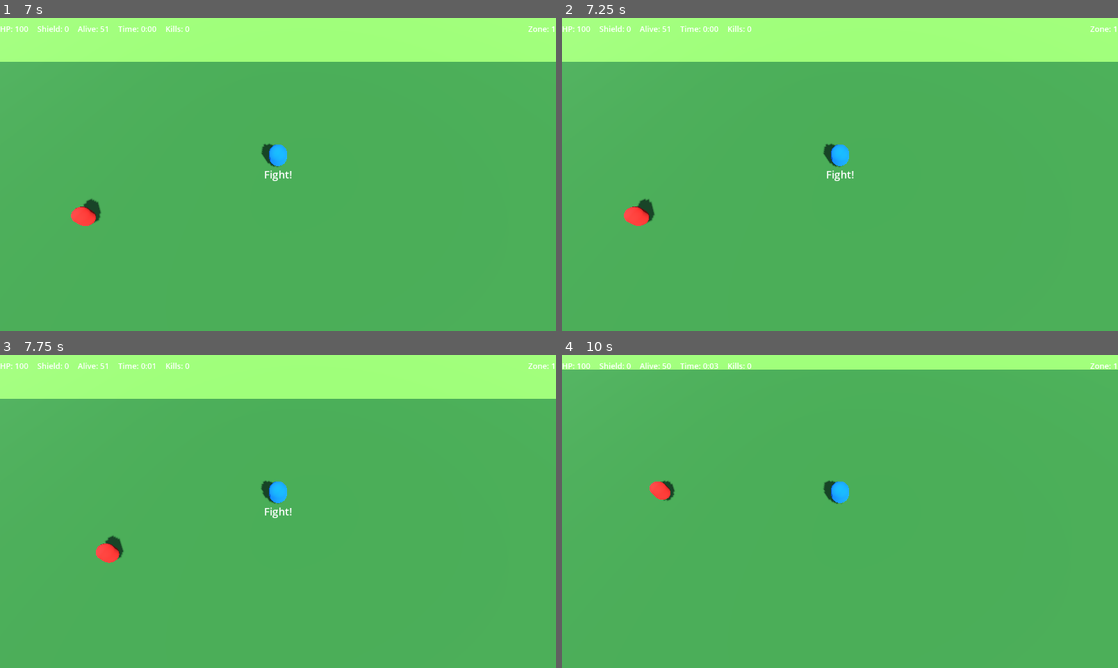
Above: before the commit, frames 1-4 (two rows, left to right).
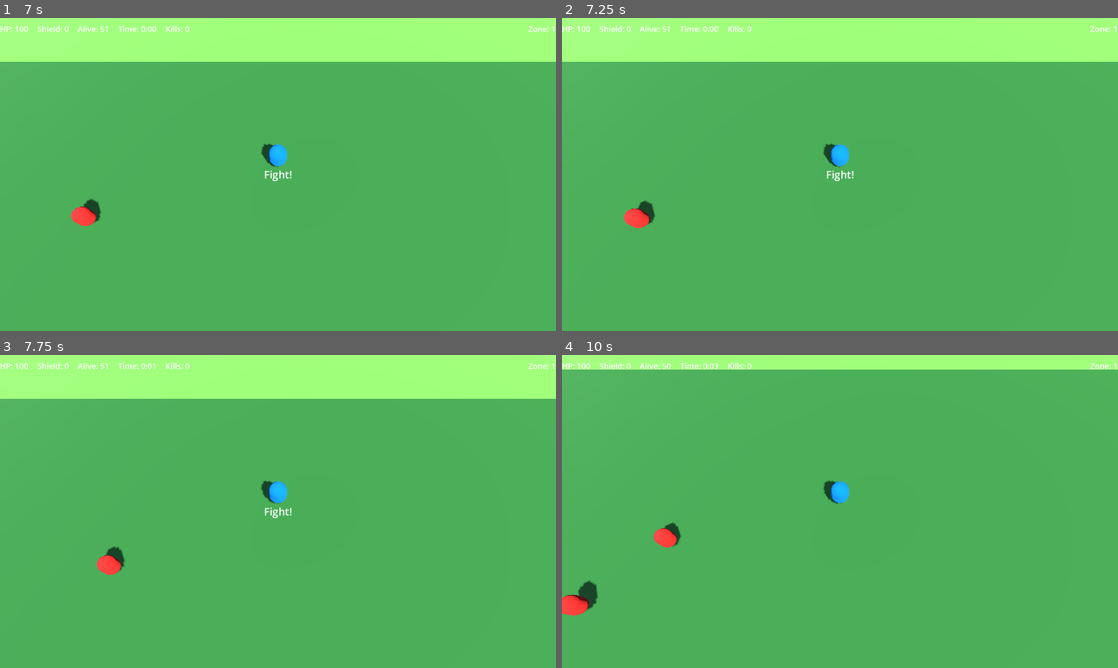
Above: after the commit, the same moments.

Repository: ravvikiran/battle-royale-offline
Game: Godot game, scene res://scenes/character_selector.tscn
Two runs of this game, one before a commit and one after it. Both use one fixed random seed, a clock stepped at 60 frames per second and the inputs below. This scene is started directly instead of the project's main scene.
Inputs (mouse positions are in pixels of both pictures, inside the frame that each line leads up to):
- Up to frame 1 (7 s): click "Confirm" at 0.5 s; click "PLAY" at 1.25 s; click "Normal" at 2 s; click "Normal" at 2.75 s; click "Start Match" at 3.5 s; tap Enter (ui_accept) at 4.25, 4.52, 5, 5.75, 6.5 s; move the mouse to (400, 158) at 4.27 s; hold D 4.28-5 s; click (400, 158) at 4.42 s; drag from (166, 190) to (250, 237) at 5.02 s; move the mouse to (333, 105) at 5.77 s; hold D 5.78-6.5 s; drag from (250, 237) to (111, 127) at 6.52 s
- Up to frame 2 (7.25 s): no input
- Up to frame 3 (7.75 s): move the mouse to (444, 558) at 7.27 s; hold A from 7.28 s (still down); tap Enter (ui_accept) at 7.52 s
- Up to frame 4 (10 s): release A at 8 s; drag from (673, 464) to (756, 433) at 8.02 s; move the mouse to (867, 511) at 8.77 s; hold S 8.78-9.5 s; click (867, 511) at 8.92 s; drag from (756, 433) to (728, 527) at 9.52 s

Frame 1 is identical in both runs. In frame 2, 0.1% of the frame differs, in the area x 11-17%, y 57-68%; in frame 3, 0.4%; in frame 4, 1.0%, in the area x 0-22%, y 40-84%.

Commit message:
feat(ai,gameplay): Implement state-driven bot AI healing, player consumable timers, and input handling improvements
- Add healing logic to bot HEALING state with auto-recovery and transition to ROAMING at 70% health
- Set movement direction toward/away from enemy during ENGAGING and FLEEING states for targeted combat
- Mark bots as under_fire when taking damage and clear flag after decision cycle for accurate AI context
- Implement consumable use_time delay with timer instead of instant healing completion
- Add healing cancellation guard when match ends or player dies during healing
- Fix storm indicator direction calculation to handle zero-length vectors safely
- Switch character selector input from _input() to _unhandled_input() for proper event propagation
- Use minf() instead of min() for float comparisons in inventory healing calculations
- Add comments clarifying cache design and visual representation types for maintainability

Diff:
--- a/scripts/asset_loader.gd
+++ b/scripts/asset_loader.gd
@@ -1,6 +1,7 @@
 ## Plug-and-play asset loading system.
 ## Loads models, audio, textures, and VFX from res://assets/ with caching.
 ## Returns null when an asset doesn't exist so callers can fall back to placeholders.
+## Cache is unbounded by design — the game has a finite, small asset set.
 extends Node
 
 var _cache: Dictionary = {}
--- a/scripts/bot_ai_manager.gd
+++ b/scripts/bot_ai_manager.gd
@@ -106,7 +106,11 @@
 				bot.movement_direction = Vector2(cos(angle), sin(angle))
 			bot.position += bot.movement_direction * 5.0 * delta
 		Enums.BotState.HEALING:
-			pass  # Stay still while healing
+			# Stay still while healing — recover health over time
+			bot.heal(10.0 * delta)
+			# Return to roaming once health is above 70
+			if bot.health >= 70.0:
+				bot.state = Enums.BotState.ROAMING
 
 
 ## Resolves combat between bots that are in ENGAGING state.
--- a/scripts/bot_instance.gd
+++ b/scripts/bot_instance.gd
@@ -139,11 +139,23 @@
 	# Priority 3: Enemy in range, health > 50%, armed → ENGAGING
 	if enemy_in_range and health > 50.0 and has_weapon:
 		state = Enums.BotState.ENGAGING
+		# Set movement direction toward the enemy
+		var enemy_pos: Vector2 = context.get("enemy_position", Vector2.ZERO)
+		if enemy_pos != Vector2.ZERO or position != Vector2.ZERO:
+			var dir := (enemy_pos - position)
+			if dir.length() > 0.0:
+				movement_direction = dir.normalized()
 		return state
 
 	# Priority 4: Enemy in range, health ≤ 50% or unarmed → FLEEING
 	if enemy_in_range and (health <= 50.0 or not has_weapon):
 		state = Enums.BotState.FLEEING
+		# Flee away from the enemy
+		var enemy_pos: Vector2 = context.get("enemy_position", Vector2.ZERO)
+		if enemy_pos != Vector2.ZERO or position != Vector2.ZERO:
+			var dir := (position - enemy_pos)
+			if dir.length() > 0.0:
+				movement_direction = dir.normalized()
 		return state
 
 	# Priority 5: Health < 30% → disengage, heal if possible
@@ -184,6 +196,9 @@
 	if not is_alive:
 		return
 
+	# Mark as under fire for AI decision making
+	is_under_fire = true
+
 	var remaining := amount
 	if shield > 0.0:
 		var shield_damage := minf(remaining, shield)
@@ -204,9 +219,12 @@
 
 
 ## Returns whether the bot's reaction timer has elapsed (ready to act).
+## Also clears the is_under_fire flag after a decision cycle so it doesn't persist forever.
 func is_reaction_ready(delta: float) -> bool:
 	reaction_timer -= delta * 1000.0  # Convert to ms
 	if reaction_timer <= 0.0:
 		reaction_timer = reaction_time_ms
+		# Clear under-fire flag after processing a decision cycle
+		is_under_fire = false
 		return true
 	return false
--- a/scripts/character_selector.gd
+++ b/scripts/character_selector.gd
@@ -268,7 +268,7 @@
 
 
 ## Handle 360-degree rotation via input.
-func _input(event: InputEvent) -> void:
+func _unhandled_input(event: InputEvent) -> void:
 	if not _model_loaded:
 		return
 
--- a/scripts/game_orchestrator.gd
+++ b/scripts/game_orchestrator.gd
@@ -87,7 +87,7 @@
 ## Visual representations of bots on the map
 var _bot_visuals: Dictionary = {}  # bot.id -> Node3D
 
-## Player visual representation
+## Player visual representation (MeshInstance3D for placeholder, or loaded model Node3D)
 var _player_visual: Node3D = null
 
 ## Camera following the player
@@ -364,7 +364,8 @@
 
 			# Show storm indicator on HUD
 			var safe_point := zone_manager.get_nearest_safe_point(player_position)
-			var direction := (safe_point - player_position).normalized()
+			var diff := safe_point - player_position
+			var direction := diff.normalized() if diff.length() > 0.01 else Vector2.UP
 			hud_manager.show_storm_indicator(direction)
 	else:
 		_storm_damage_timer = 0.0
@@ -443,18 +444,19 @@
 		return
 
 	# Fallback: blue capsule placeholder
-	_player_visual = MeshInstance3D.new()
+	var mesh_inst := MeshInstance3D.new()
 	var capsule := CapsuleMesh.new()
 	capsule.radius = 1.5
 	capsule.height = 4.0
-	_player_visual.mesh = capsule
+	mesh_inst.mesh = capsule
 	var mat := StandardMaterial3D.new()
 	mat.albedo_color = Color(0.0, 0.5, 1.0)
 	mat.emission_enabled = true
 	mat.emission = Color(0.0, 0.3, 0.8)
 	mat.emission_energy_multiplier = 0.5
-	_player_visual.material_override = mat
-	_player_visual.position = Vector3(player_position.x, 3.0, player_position.y)
+	mesh_inst.material_override = mat
+	mesh_inst.position = Vector3(player_position.x, 3.0, player_position.y)
+	_player_visual = mesh_inst
 	add_child(_player_visual)
 
 
@@ -836,14 +838,26 @@
 func use_consumable(type: Enums.ConsumableType) -> Dictionary:
 	var result := inventory_system.use_consumable(type)
 	if result.get("success", false):
-		# Healing started — in a full implementation, a timer would complete it
-		# For now, immediately complete healing (simplified)
-		var heal_result := inventory_system.complete_healing()
-		if heal_result.get("success", false):
-			player_health = inventory_system.current_health
-			player_shield = inventory_system.current_shield
-			hud_manager.update_health(player_health, player_shield)
+		# Healing started — use a timer to delay completion by use_time
+		var use_time: float = result.get("use_time", 3.0)
+		get_tree().create_timer(use_time).timeout.connect(_on_healing_complete)
 	return result
+
+
+## Called when the healing timer finishes, applying the heal effect.
+func _on_healing_complete() -> void:
+	# Guard: don't heal if match ended or player is dead
+	if match_controller.match_state != Enums.MatchState.ACTIVE:
+		inventory_system.cancel_healing()
+		return
+	if player_health <= 0.0:
+		inventory_system.cancel_healing()
+		return
+	var heal_result := inventory_system.complete_healing()
+	if heal_result.get("success", false):
+		player_health = inventory_system.current_health
+		player_shield = inventory_system.current_shield
+		hud_manager.update_health(player_health, player_shield)
 
 
 # --- Progress Persistence ---
--- a/scripts/inventory_system.gd
+++ b/scripts/inventory_system.gd
@@ -192,7 +192,7 @@
 	match type:
 		Enums.ConsumableType.BANDAGE:
 			var old_health := current_health
-			current_health = min(current_health + heal_amount, heal_cap)
+			current_health = minf(current_health + heal_amount, heal_cap)
 			result["healed"] = current_health - old_health
 			result["target"] = "health"
 		Enums.ConsumableType.MEDKIT:
@@ -202,7 +202,7 @@
 			result["target"] = "health"
 		Enums.ConsumableType.SHIELD_POTION:
 			var old_shield := current_shield
-			current_shield = min(current_shield + heal_amount, heal_cap)
+			current_shield = minf(current_shield + heal_amount, heal_cap)
 			result["healed"] = current_shield - old_shield
 			result["target"] = "shield"
 
--- a/scripts/loot_manager.gd
+++ b/scripts/loot_manager.gd
@@ -312,7 +312,7 @@
 	# Calculate number of open area spawn points
 	var open_spawn_count := int(open_density * open_area)
 	# Ensure at least some open area spawns
-	open_spawn_count = max(open_spawn_count, 10)
+	open_spawn_count = maxi(open_spawn_count, 10)
 
 	# Generate random positions in open areas
 	for i in range(open_spawn_count):
--- a/scripts/match_controller.gd
+++ b/scripts/match_controller.gd
@@ -113,6 +113,8 @@
 	# Spawn bots via BotAIManager
 	if bot_ai_manager == null:
 		bot_ai_manager = BotAIManager.new()
+		bot_ai_manager.name = "BotAIManager"
+		add_child(bot_ai_manager)
 		# Wire zone manager if available
 		if zone_manager != null:
 			bot_ai_manager.zone_manager = zone_manager
@@ -182,7 +184,7 @@
 	if match_state != Enums.MatchState.ACTIVE:
 		return
 
-	alive_count -= 1
+	alive_count = maxi(alive_count - 1, 0)
 
 	# Track if the player was eliminated
 	if victim_id == PLAYER_ID:
--- a/scripts/scene_manager.gd
+++ b/scripts/scene_manager.gd
@@ -77,7 +77,13 @@
 
 
 func _deferred_goto_scene(scene_path: String) -> void:
-	get_tree().change_scene_to_file(scene_path)
+	if not ResourceLoader.exists(scene_path):
+		push_error("SceneManager: Scene not found: %s" % scene_path)
+		return
+	var err := get_tree().change_scene_to_file(scene_path)
+	if err != OK:
+		push_error("SceneManager: Failed to change scene to: %s (error %d)" % [scene_path, err])
+		return
 	# Connect on next frame — scene will be loaded by then
 	if not get_tree().process_frame.is_connected(_on_scene_loaded):
 		get_tree().process_frame.connect(_on_scene_loaded, CONNECT_ONE_SHOT)
@@ -124,6 +130,7 @@
 # --- Character Selector ---
 
 func _connect_character_selector(selector: CharacterSelector) -> void:
+	selector.set_progress_store(progress_store)
 	if not selector.character_confirmed.is_connected(_on_character_confirmed):
 		selector.character_confirmed.connect(_on_character_confirmed)
 	if not selector.back_pressed.is_connected(_on_character_selector_back):
--- a/scripts/weapon_data.gd
+++ b/scripts/weapon_data.gd
@@ -38,12 +38,12 @@
 	weapon.category = _parse_category(data.get("category", "AR"))
 	weapon.name = data.get("name", "Unknown")
 	weapon.rarity = weapon_rarity
-	weapon.base_damage = float(data.get("base_damage", 0))
-	weapon.fire_rate = float(data.get("fire_rate_rps", 1))
-	weapon.magazine_size = int(data.get("magazine_size", 1))
-	weapon.reload_time = float(data.get("reload_time_seconds", 1.0))
-	weapon.effective_range = float(data.get("effective_range_meters", 10))
-	weapon.accuracy_base = float(data.get("base_accuracy", 0.5))
+	weapon.base_damage = maxf(float(data.get("base_damage", 0)), 0.0)
+	weapon.fire_rate = maxf(float(data.get("fire_rate_rps", 1)), 0.1)
+	weapon.magazine_size = maxi(int(data.get("magazine_size", 1)), 1)
+	weapon.reload_time = maxf(float(data.get("reload_time_seconds", 1.0)), 0.1)
+	weapon.effective_range = maxf(float(data.get("effective_range_meters", 10)), 1.0)
+	weapon.accuracy_base = clampf(float(data.get("base_accuracy", 0.5)), 0.0, 1.0)
 	return weapon
 
 
--- a/scripts/weapon_system.gd
+++ b/scripts/weapon_system.gd
@@ -25,6 +25,10 @@
 
 	# Apply rarity modifier to base damage
 	var modified_damage := apply_rarity_modifier(weapon.base_damage, weapon.rarity)
+
+	# Guard against zero effective range
+	if effective_range <= 0.0:
+		return modified_damage if distance <= 0.0 else 0.0
 
 	# No damage beyond 2× effective range
 	if distance > max_range:
--- a/scripts/zone_manager.gd
+++ b/scripts/zone_manager.gd
@@ -95,8 +95,10 @@
 	# Load phase configuration from zone_phases.json
 	_load_phase_configs()
 
-	# Ensure minimum 5 phases
-	assert(_phase_configs.size() >= 5, "Zone phases must have at least 5 phases")
+	# Ensure minimum 5 phases — generate defaults if config is insufficient
+	if _phase_configs.size() < 5:
+		push_warning("Zone phases config has fewer than 5 phases, using defaults.")
+		_generate_default_phases()
 	total_phases = _phase_configs.size()
 
 	# Generate zone circles for all phases
@@ -216,10 +218,8 @@
 	_shrink_timer -= delta
 
 	if _shrink_timer <= 0.0:
-		# Shrinking complete
+		# Shrinking complete — advance_phase() will finalize position
 		_shrink_timer = 0.0
-		current_center = next_center
-		current_radius = next_radius
 		advance_phase()
 	else:
 		# Interpolate between start and target
